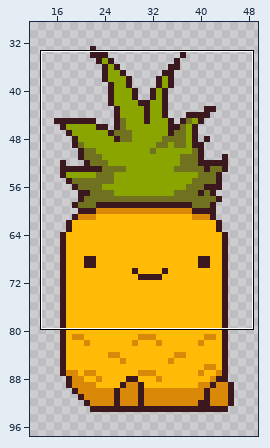
One commit to this pixel-art file: MitybosPrograma/Assets/Sprites/Vitamin/FarmPineapple.aseprite. The first picture is a wide view before the edit; the outline marks the close-up.
Close-up. Earlier state:
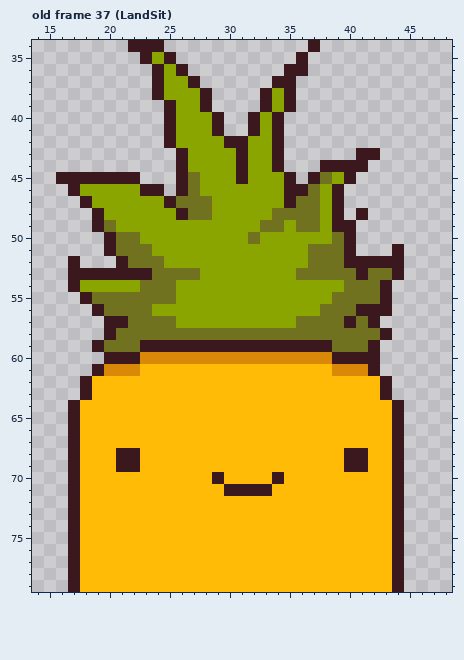
64x100 pixels, 43 frames. Colours within 5 levels of each other are drawn and written as one. Shown: old frame 37 (LandSit): x 14..48, y 34..79. The wide view leaves out empty margins. The commit also changed other frames or places, which this record leaves out.
New version:
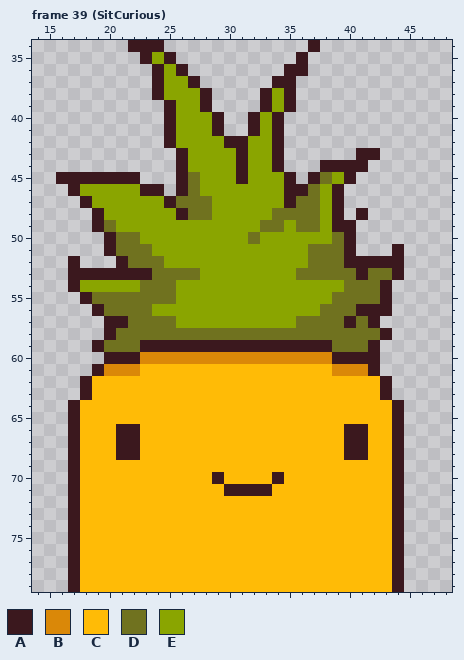
Palette (. is transparent): A #3b181e  B #da8808  C #ffbb06  D #70721f  E #8aa500
A new or re-ordered frame is compared with the old frame closest to it.
What changed:
frames 43 -> 53
Frame 39 (SitCurious) is new; against old frame 37 (LandSit), layer "Body":
y 66..67: x 21..22 CC -> AA; x 40..41 CC -> AA
y 69: x 21..22 AA -> CC; x 40..41 AA -> CC
Where, in picture pixels (left, top, right, bottom), the same in both close-ups:
changed: (116, 424, 140, 472)
changed: (344, 424, 368, 472)
